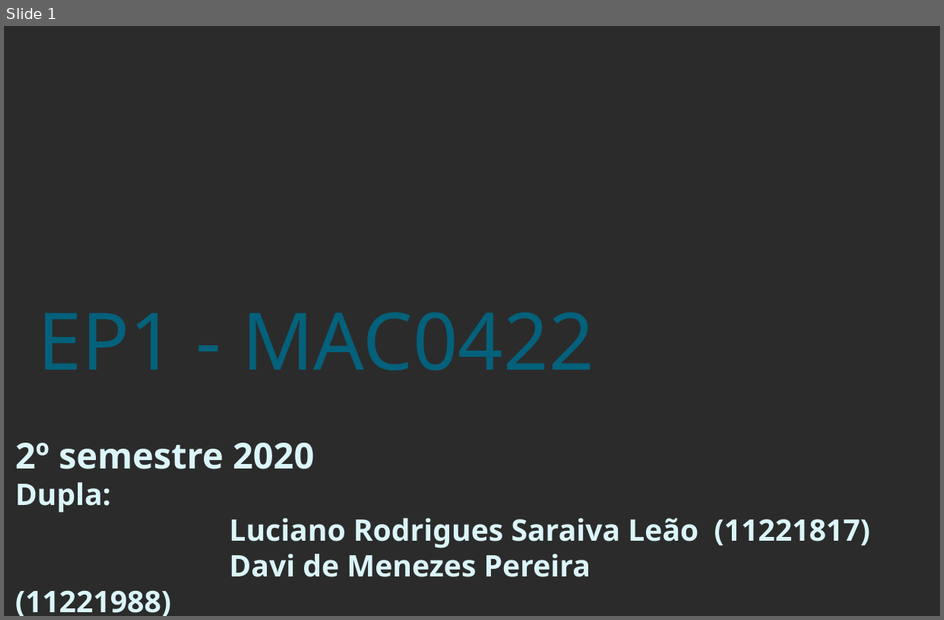
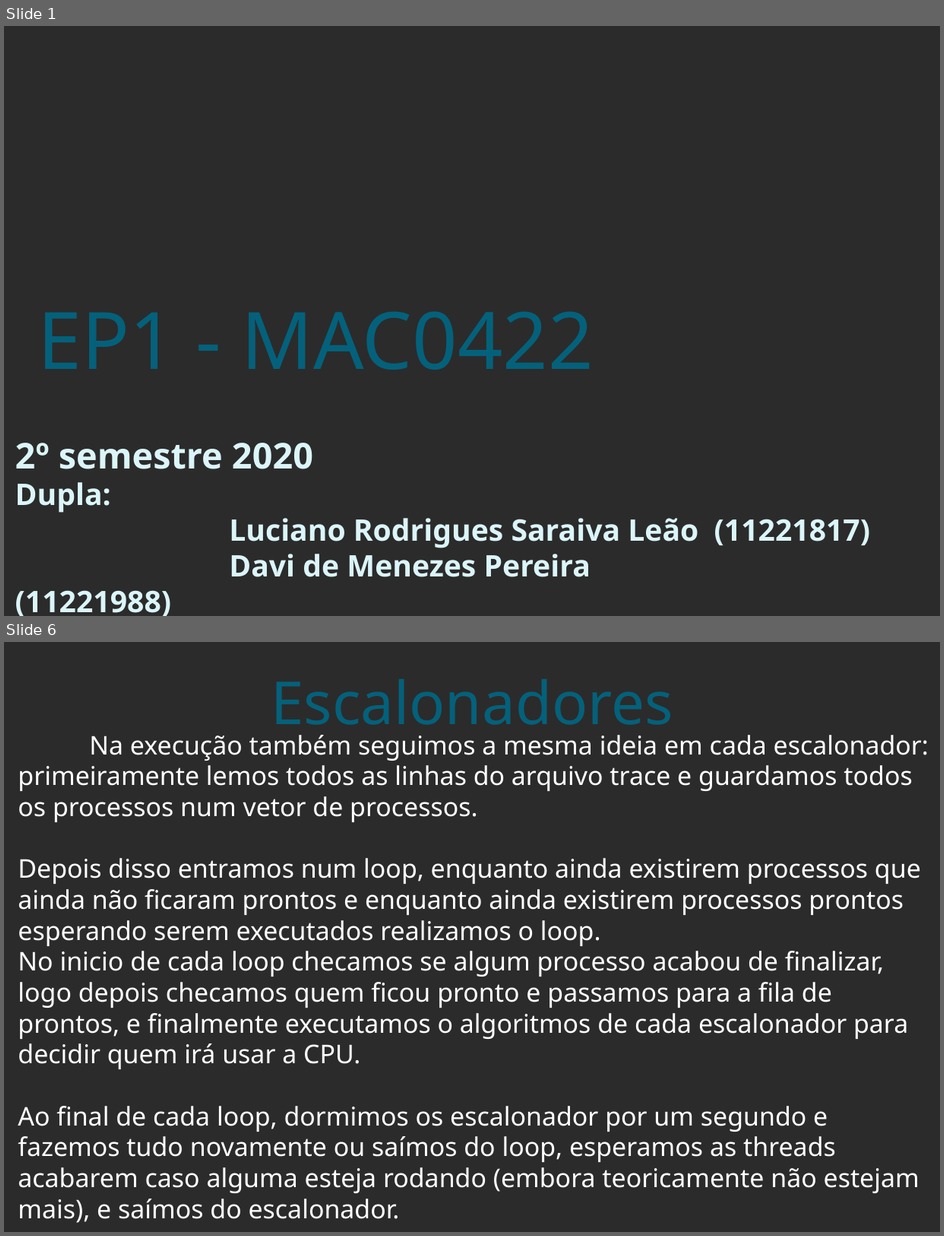
Before and after one commit to davimp/SistemasOperacionais, a slide deck: ep1/slides.odp. Shown one above the other, each under a label of ours: slide 1 before the commit, slides 1 and 6 after it; the slides between them are not shown. The pictures are 944x620 and 944x1236 pixels, drawn with LibreOffice and Linux fonts; fonts in the diff are those of the drawing; background and template pictures are left out; a plain dark background stands for a picture behind light text. Boxes give left, top, right and bottom in pixels: in the first picture for what was removed or moved away, otherwise in the second. Text is boxed around its words. In the diff, an @@ line names an element or a change of style, - is before the commit and + after.

Commit message:
slide quse pronto

```diff
--- a/ep1/slides.odp
+++ b/ep1/slides.odp
@@ slide 6 added at bbox=[4, 642, 940, 1232], background picture (left out) @@
@@ title added at bbox=[271, 679, 673, 739], 59.9 pt, text #04617B @@
+Escalonadores
@@ text added at bbox=[18, 735, 929, 1223], 26 pt, text #FFFFFF @@
+Na execução também seguimos a mesma ideia em cada escalonador: primeiramente lemos todos as linhas do arquivo trace e guardamos todos os processos num vetor de processos.
+Depois disso entramos num loop, enquanto ainda existirem processos que ainda não ficaram prontos e enquanto ainda existirem processos prontos esperando serem executados realizamos o loop.
+No inicio de cada loop checamos se algum processo acabou de finalizar, logo depois checamos quem ficou pronto e passamos para a fila de prontos, e finalmente executamos o algoritmos de cada escalonador para decidir quem irá usar a CPU.
+Ao final de cada loop, dormimos os escalonador por um segundo e fazemos tudo novamente ou saímos do loop, esperamos as threads acabarem caso alguma esteja rodando (embora teoricamente não estejam mais), e saímos do escalonador.
@@ slide 1 changed as well @@
@@ subtitle at bbox=[15, 442, 313, 469]: size 36 to 35.9 pt in "2º semestre 2020" @@
```
Also in this commit, not shown: 10 other slides added, 2 slides removed, 1 other file.
